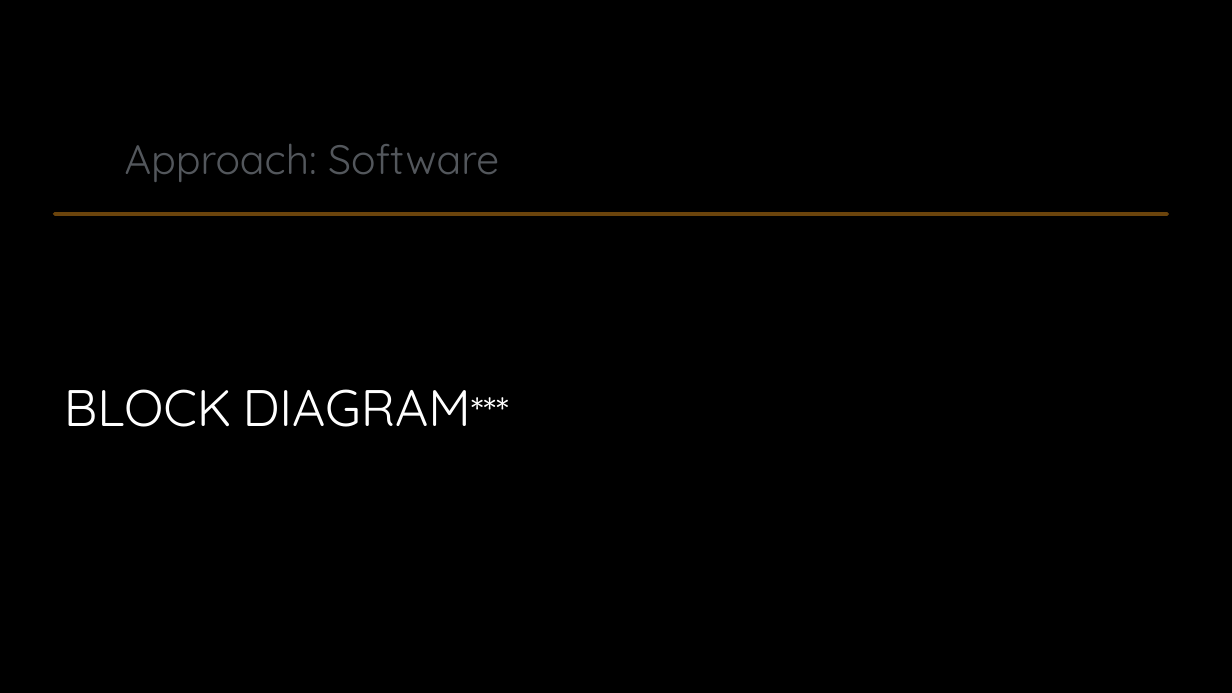
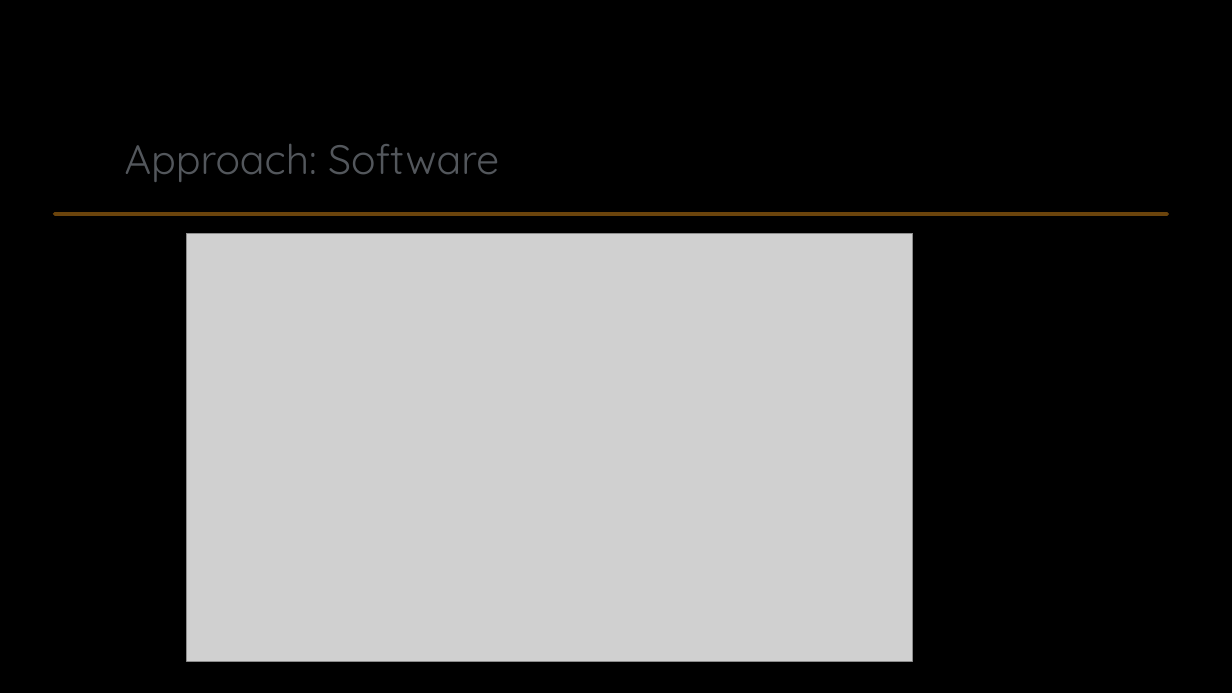
Before and after one commit to ECE372FA15/Team, a slide deck: slide 10 of final/documentation/FinalCDRPresentation.pptx. Drawn at 1232x693 pixels with LibreOffice and Linux fonts; fonts in the diff are those of the drawing; grey boxes stand for pictures; background and template pictures are left out. Boxes give left, top, right and bottom in pixels: in the first picture for what was removed or moved away, otherwise in the second. Text is boxed around its words. In the diff, an @@ line names an element or a change of style, - is before the commit and + after.

Commit message:
CDR ppt

```diff
--- a/final/documentation/FinalCDRPresentation.pptx
+++ b/final/documentation/FinalCDRPresentation.pptx
@@ picture added at (x1=187, y1=234, x2=913, y2=662) @@
@@ text removed at (x1=64, y1=389, x2=471, y2=427) @@
-BLOCK DIAGRAM***
```
Also in this commit, not shown: 3 slides added, 1 slide removed.
